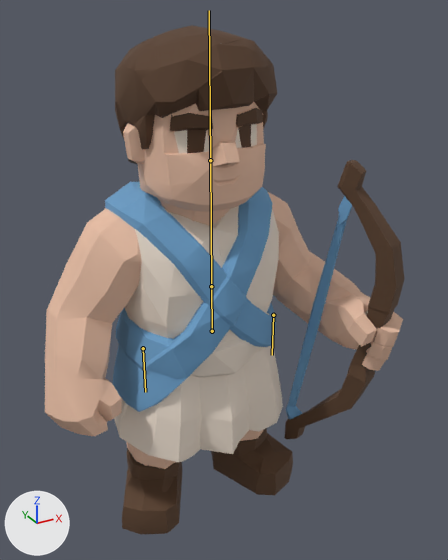
What one commit did to the glTF model public/models/archer_ai.glb.
Before and after are seen from a 50 mm camera at (-1.04, -2.0, 2.06) aimed at (0.11, 0.09, 1.01). The axes (+X, +Y, +Z) are drawn at lower left. The lights are the same throughout. The first picture is the older version. The bones that change, and the others that lie on the model, are drawn over the model as lines.

Names of what the first picture shows: 'output_unwrapped'.
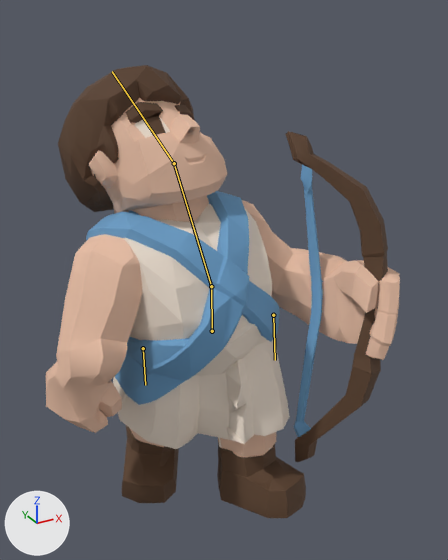
The newer file adds an action. The first version stands in its rest pose; the second is drawn at frame 2 of the action 'Hit'.

What differs and where, as boxes [x1, y1, x2, y2] in the pictures (448 x 560 px):
'output_unwrapped', posed (11% shorter)
    before: [45, 25, 405, 535]
    after: [46, 65, 400, 518]
bone 'leg.L', root to tip
    before: (273, 315) to (272, 355)
    after: (273, 315) to (275, 360)
bone 'leg.R', root to tip
    before: (143, 348) to (145, 392)
    after: (143, 348) to (145, 385)
bone 'spine', root to tip
    before: (211, 286) to (210, 160)
    after: (211, 286) to (174, 163)
bone 'head', root to tip
    before: (210, 160) to (209, 10)
    after: (174, 163) to (112, 71)

The change, as a diff of the scene's bpy script:
```diff
--- a/public/models/archer_ai.glb.py
+++ b/public/models/archer_ai.glb.py
@@ bone_leg_l @@
 bone_leg_l = bpy.data.objects['Armature'].pose.bones['leg.L']  # child of 'root'
-bone_leg_l.rotation_quaternion = (1.0, 0.0, 0.0, 0.0)  # degrees (0, 0, 0)
+bone_leg_l.rotation_quaternion = (0.99, -0.133, 0.006, 0.047)  # degrees (-15, 1, 5)
@@ bone_leg_r @@
 bone_leg_r = bpy.data.objects['Armature'].pose.bones['leg.R']  # child of 'root'
-bone_leg_r.rotation_quaternion = (1.0, 0.0, 0.0, 0.0)  # degrees (0, 0, 0)
+bone_leg_r.rotation_quaternion = (0.994, 0.104, 0.004, -0.038)  # degrees (12, 1, -4)
@@ bone_spine @@
 bone_spine = bpy.data.objects['Armature'].pose.bones['spine']  # child of 'root'
-bone_spine.rotation_quaternion = (1.0, 0.0, 0.0, 0.0)  # degrees (0, 0, 0)
+bone_spine.rotation_quaternion = (0.972, -0.206, 0.105, 0.035)  # degrees (-24, 13, 2)
@@ bone_head @@
 bone_head = bpy.data.objects['Armature'].pose.bones['head']  # child of 'spine'
-bone_head.rotation_quaternion = (1.0, 0.0, 0.0, 0.0)  # degrees (0, 0, 0)
+bone_head.rotation_quaternion = (0.963, -0.233, 0.129, -0.031)  # degrees (-28, 14, -7)
```
